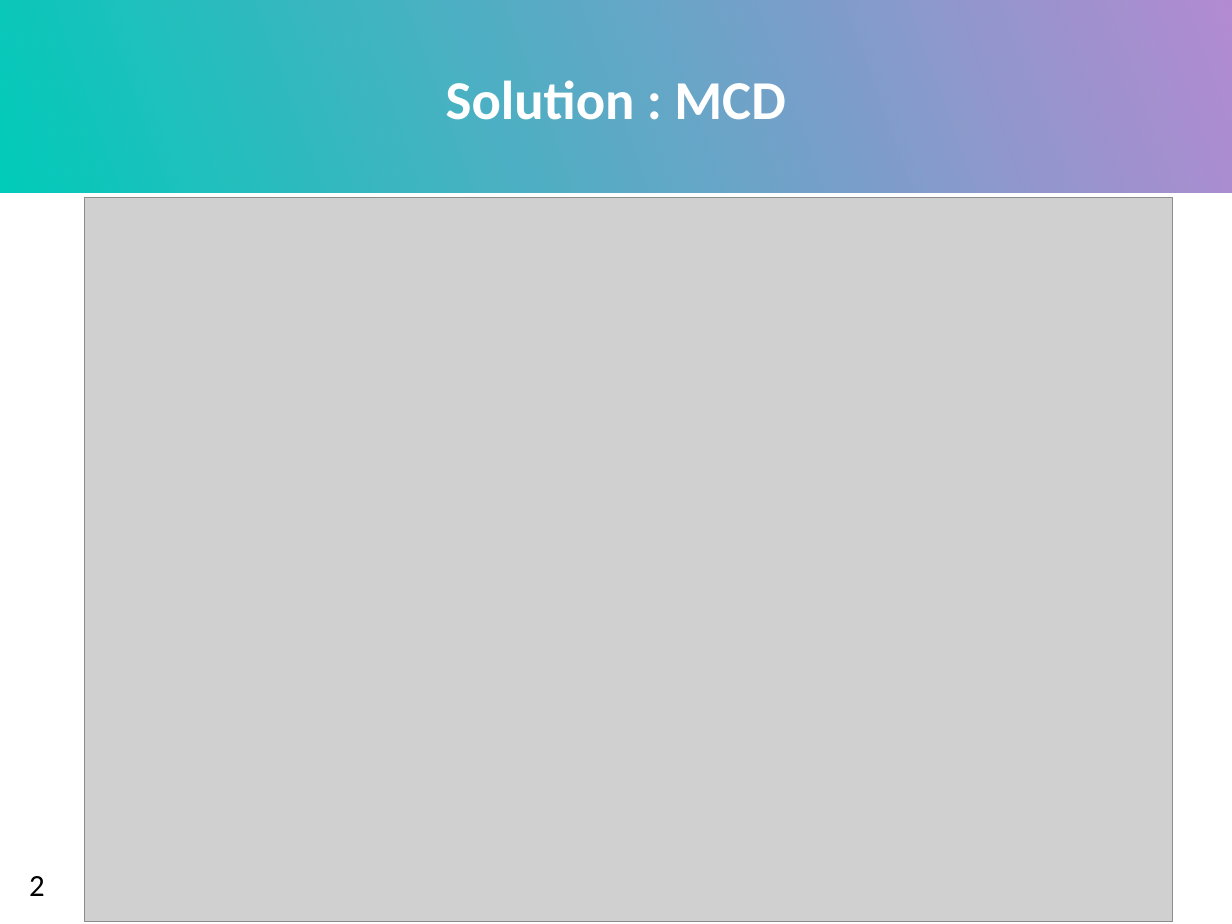
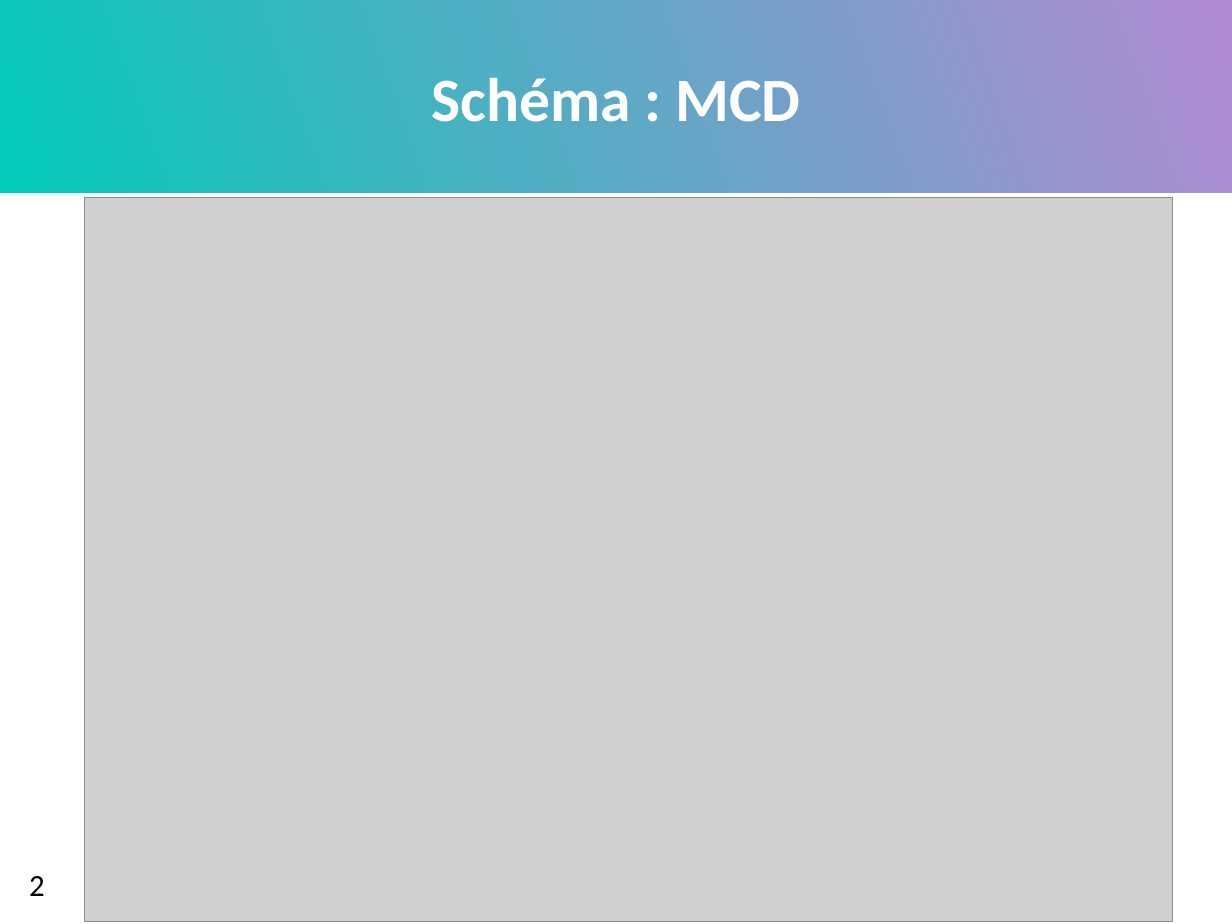
Before and after one commit to MattVil/Face_Key, a slide deck: slide 3 of projet/Projet bdd.pptx. Drawn at 1232x924 pixels with LibreOffice and Linux fonts; fonts in the diff are those of the drawing; grey boxes stand for pictures. Boxes give left, top, right and bottom in pixels: in the first picture for what was removed or moved away, otherwise in the second. Text is boxed around its words. In the diff, an @@ line names an element or a change of style, - is before the commit and + after.

```diff
--- a/projet/Projet bdd.pptx
+++ b/projet/Projet bdd.pptx
@@ title at box(431, 78, 800, 122): text changed; size 32 to 36 pt @@
-Solution : MCD
+Schéma : MCD
```
Also in this commit, not shown: 7 other slides changed.
